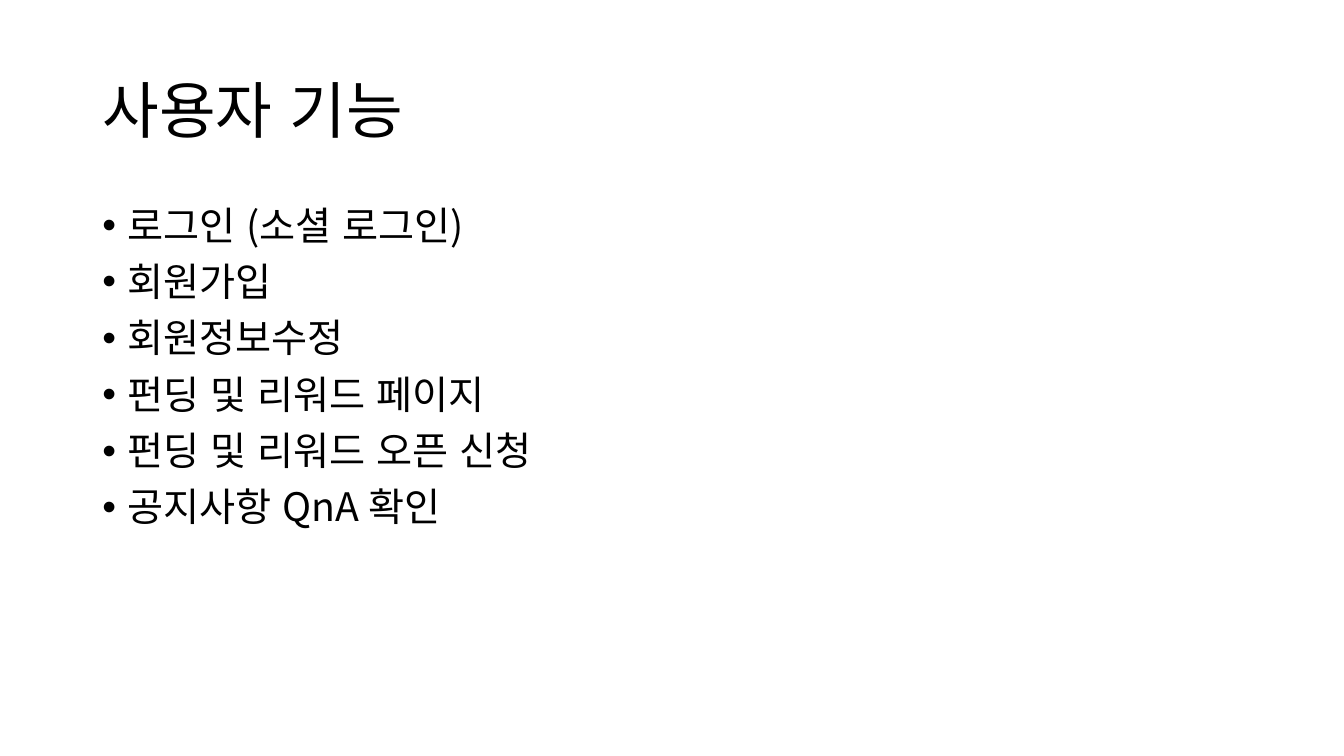
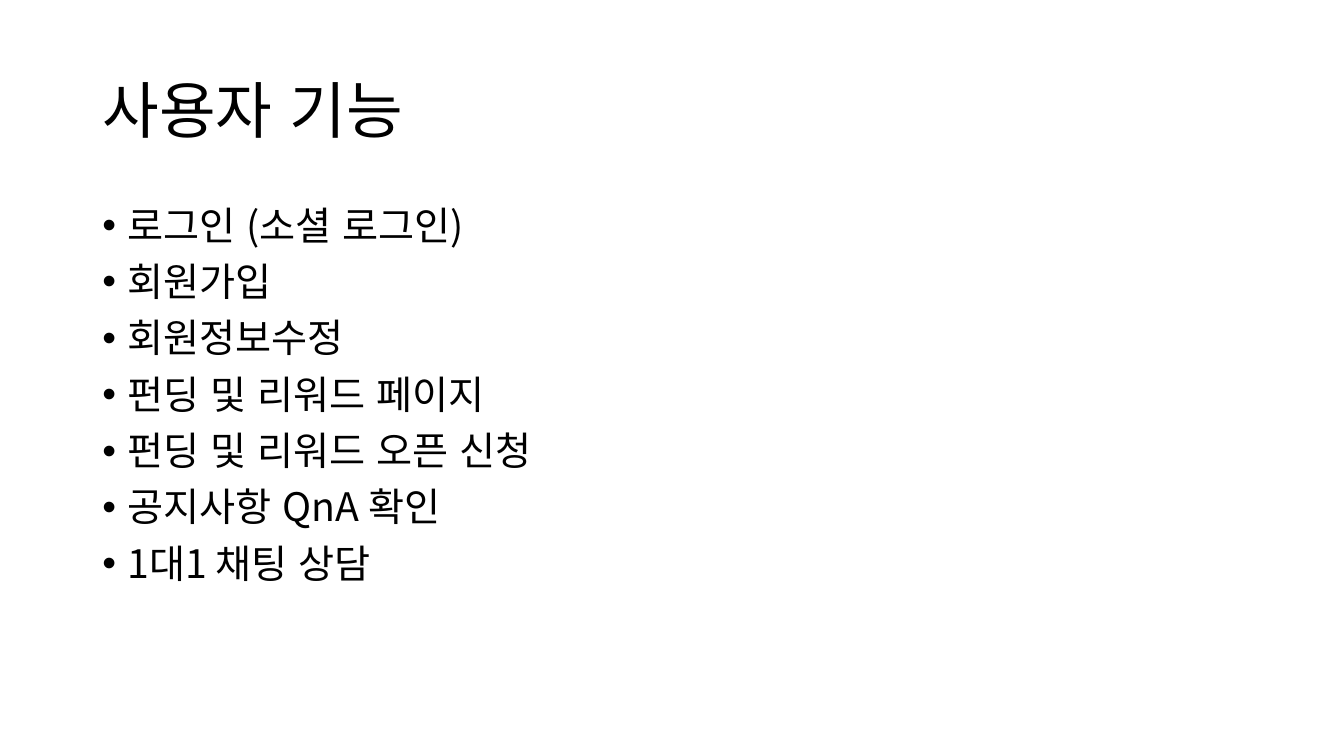
Before and after one commit to ezenteam2/EzenCrowdFunding, a slide deck: slide 2 of 기능 정리/project03 - 기능 정리 - 기범.pptx. Drawn at 1344x756 pixels with LibreOffice and Linux fonts; fonts in the diff are those of the drawing. Boxes give left, top, right and bottom in pixels: in the first picture for what was removed or moved away, otherwise in the second. Text is boxed around its words. In the diff, an @@ line names an element or a change of style, - is before the commit and + after.

```diff
--- a/기능 정리/project03 - 기능 정리 - 기범.pptx
+++ b/기능 정리/project03 - 기능 정리 - 기범.pptx
@@ text at (128,545,371,581): paragraph added @@
+• 1대1 채팅 상담
```
Also in this commit, not shown: 1 slide added.
